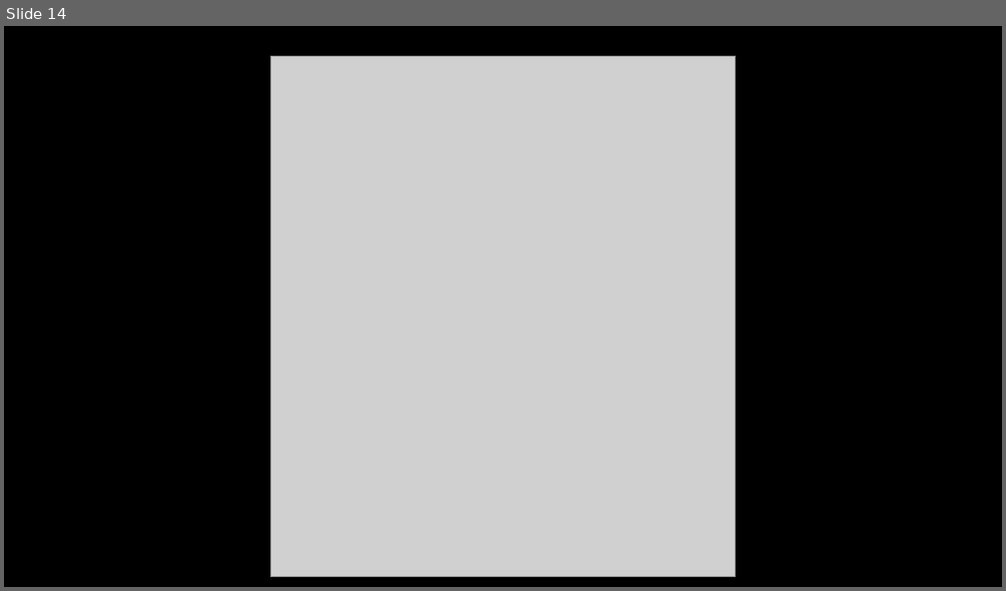
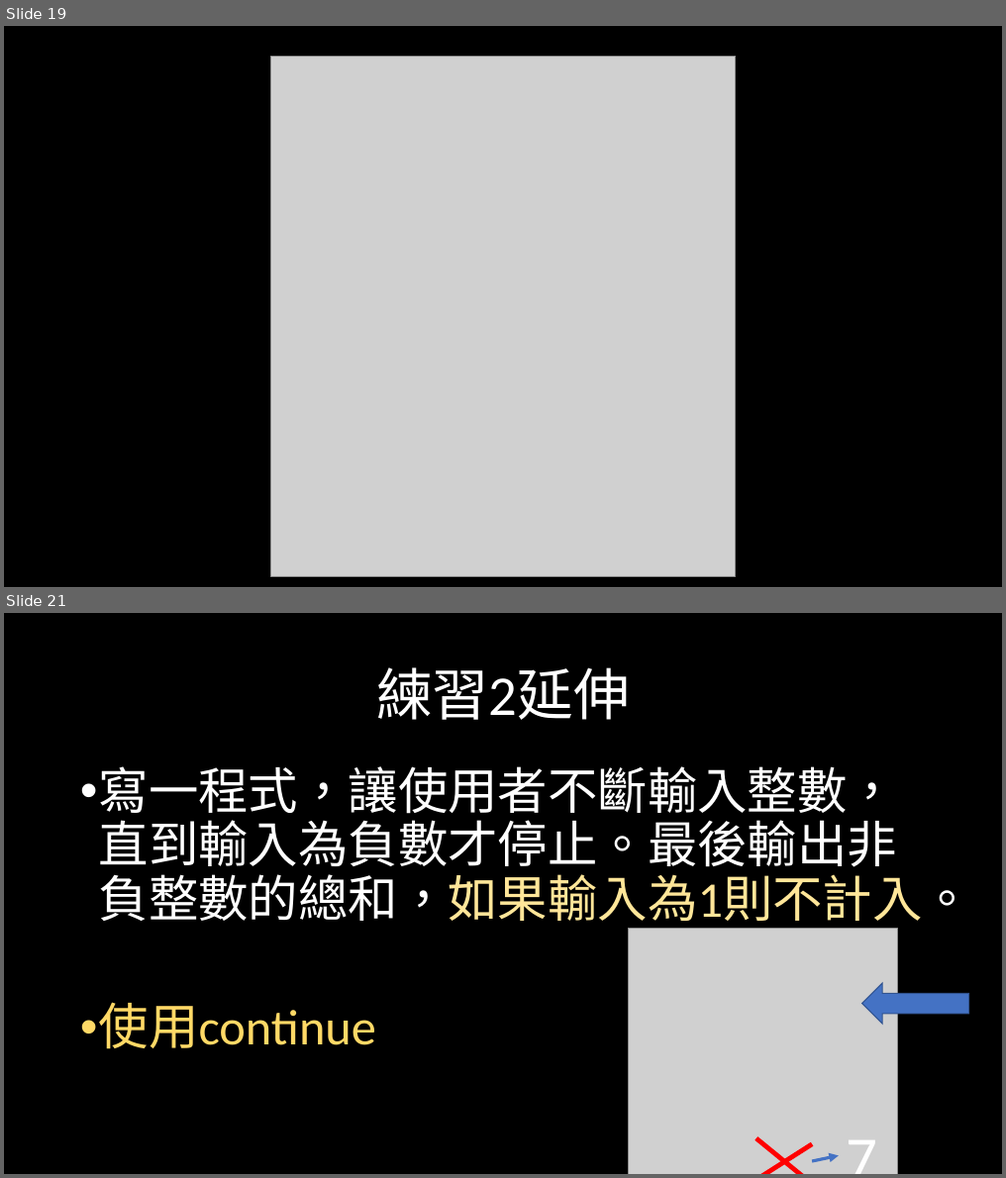
Before and after one commit to weermark/class, a slide deck: practical_class/class_ppt/0317程一實習.pptx. Shown one above the other, each under a label of ours: slide 14 before the commit, slides 19 and 21 after it; the slides between them are not shown. The pictures are 1006x591 and 1006x1178 pixels, drawn with LibreOffice and Linux fonts; fonts in the diff are those of the drawing; grey boxes stand for pictures. Boxes give left, top, right and bottom in pixels: in the first picture for what was removed or moved away, otherwise in the second. Text is boxed around its words. In the diff, an @@ line names an element or a change of style, - is before the commit and + after.

```diff
--- a/practical_class/class_ppt/0317程一實習.pptx
+++ b/practical_class/class_ppt/0317程一實習.pptx
@@ slide 21 added at bbox=[4, 613, 1002, 1174], background #000000 @@
@@ title added at bbox=[376, 667, 630, 720], 54 pt, text #FFFFFF @@
+練習2延伸
@@ text added at bbox=[99, 766, 972, 1050], 48 pt, text #FFFFFF @@
+• 寫一程式，讓使用者不斷輸入整數，直到輸入為負數才停止。最後輸出非負整數的總和，如果輸入為1則不計入。
+• 使用continue
@@ picture added at bbox=[629, 928, 898, 1174] @@
@@ right arrow added at bbox=[862, 983, 969, 1024], fill #4472C4, outline #325491 1 pt @@
@@ text added at bbox=[839, 1115, 886, 1174], 60 pt, text #FFFFFF @@
+7
@@ line added from (756, 1139) to (813, 1174), #FF0000 4.5 pt @@
@@ line added from (813, 1145) to (756, 1174), #FF0000 4.5 pt @@
@@ arrow added from (813, 1161) to (839, 1156), #4472C4 3 pt @@
@@ what was slide 14 is now slide 19 @@
```
Also in this commit, not shown: 2 slides changed, 13 other slides added, 5 slides removed, 1 other file.
